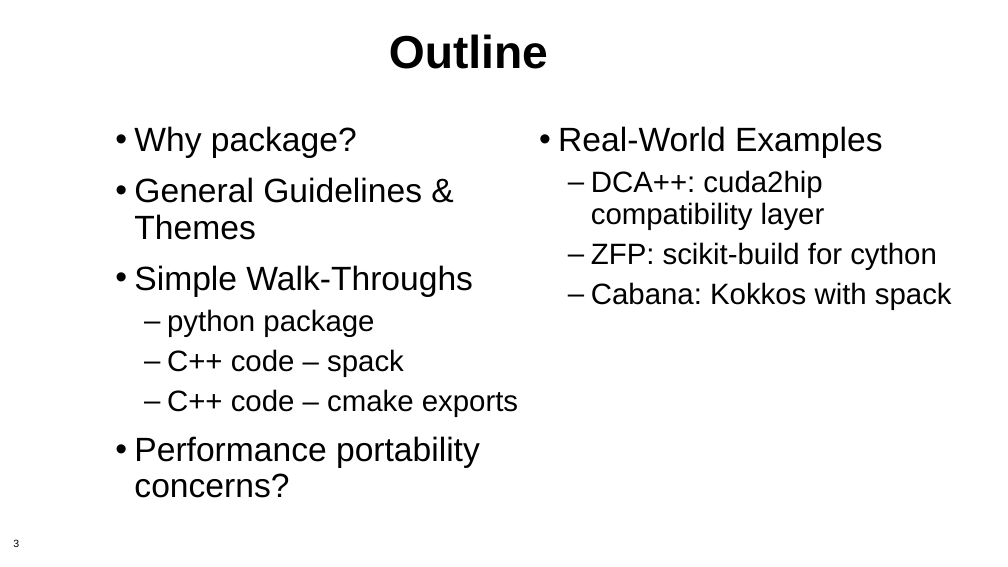
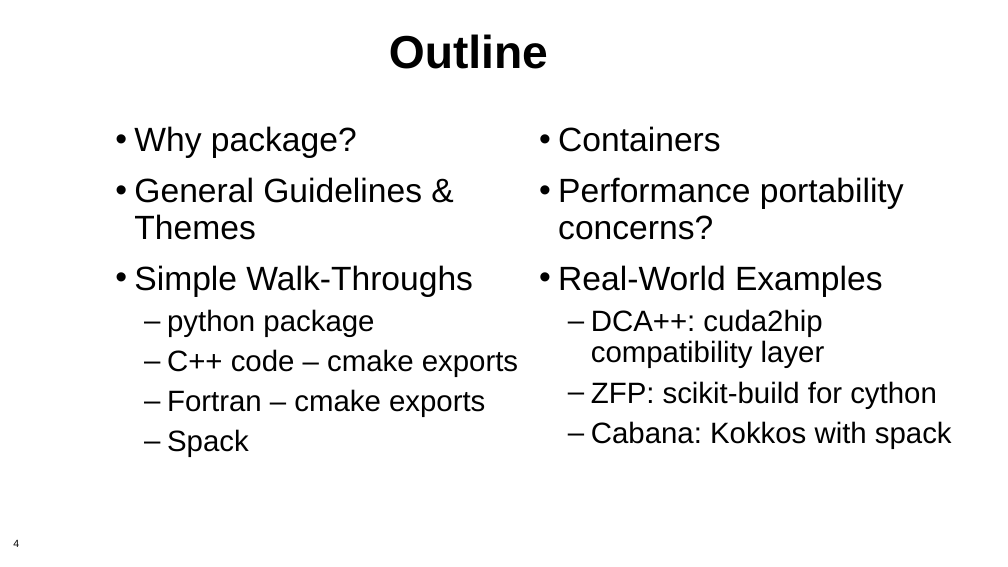
Before and after one commit to bssw-tutorial/presentations, a slide deck: slide 4 of packaging.pptx (slide 3 before the commit). Drawn at 1008x567 pixels with LibreOffice and Linux fonts; fonts in the diff are those of the drawing; background and template pictures are left out. Boxes give left, top, right and bottom in pixels: in the first picture for what was removed or moved away, otherwise in the second. Text is boxed around its words. In the diff, an @@ line names an element or a change of style, - is before the commit and + after.

```diff
--- a/packaging.pptx
+++ b/packaging.pptx
@@ text at [167,349,404,377]: paragraph removed @@
-  – C++ code – spack
@@ text at [167,389,485,457]: paragraphs added @@
+  – Fortran – cmake exports
+  – Spack
+• Containers
@@ page number at [13,539,19,547]: text changed @@
-3
+4
```
Also in this commit, not shown: 28 other slides changed, 22 slides added.
